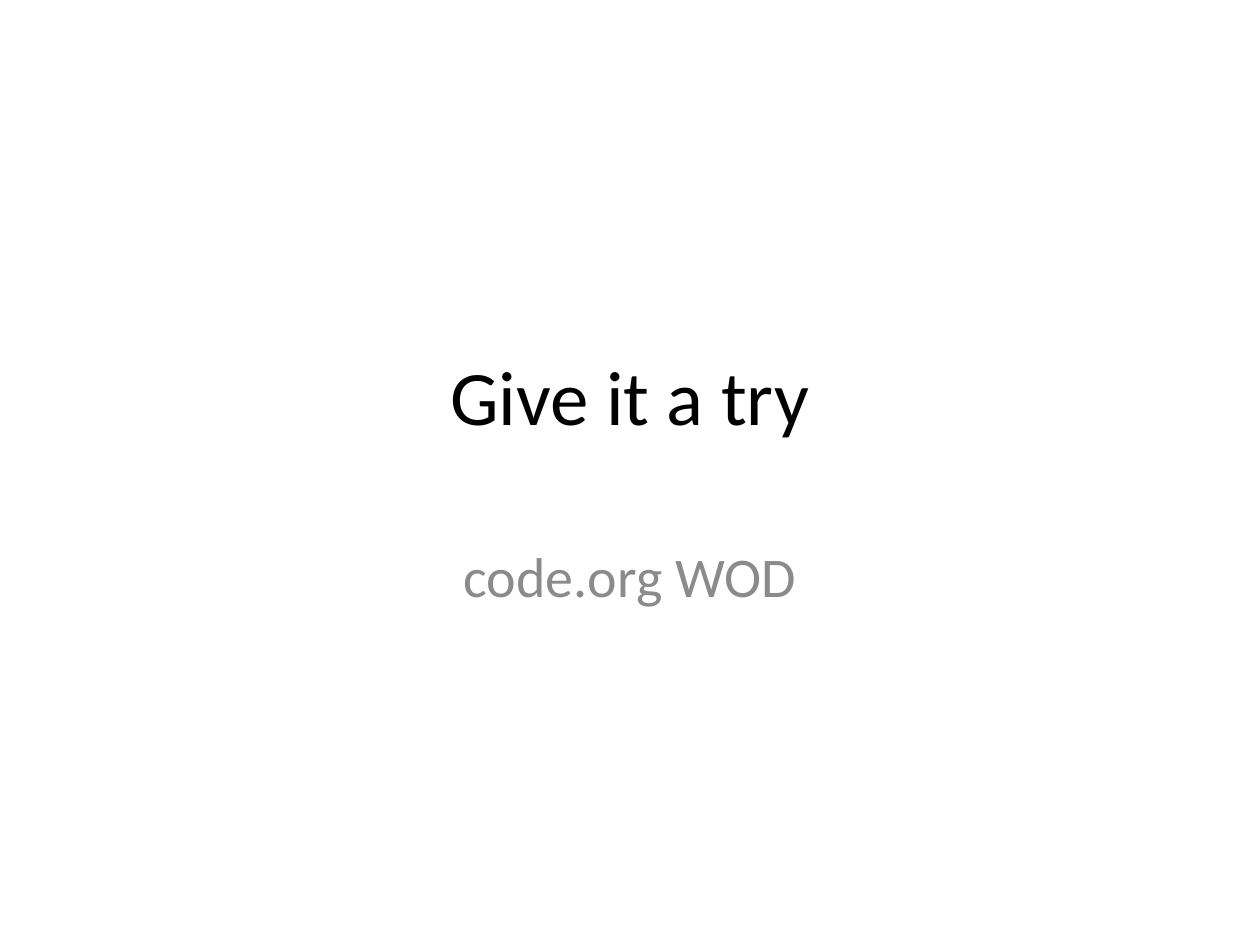
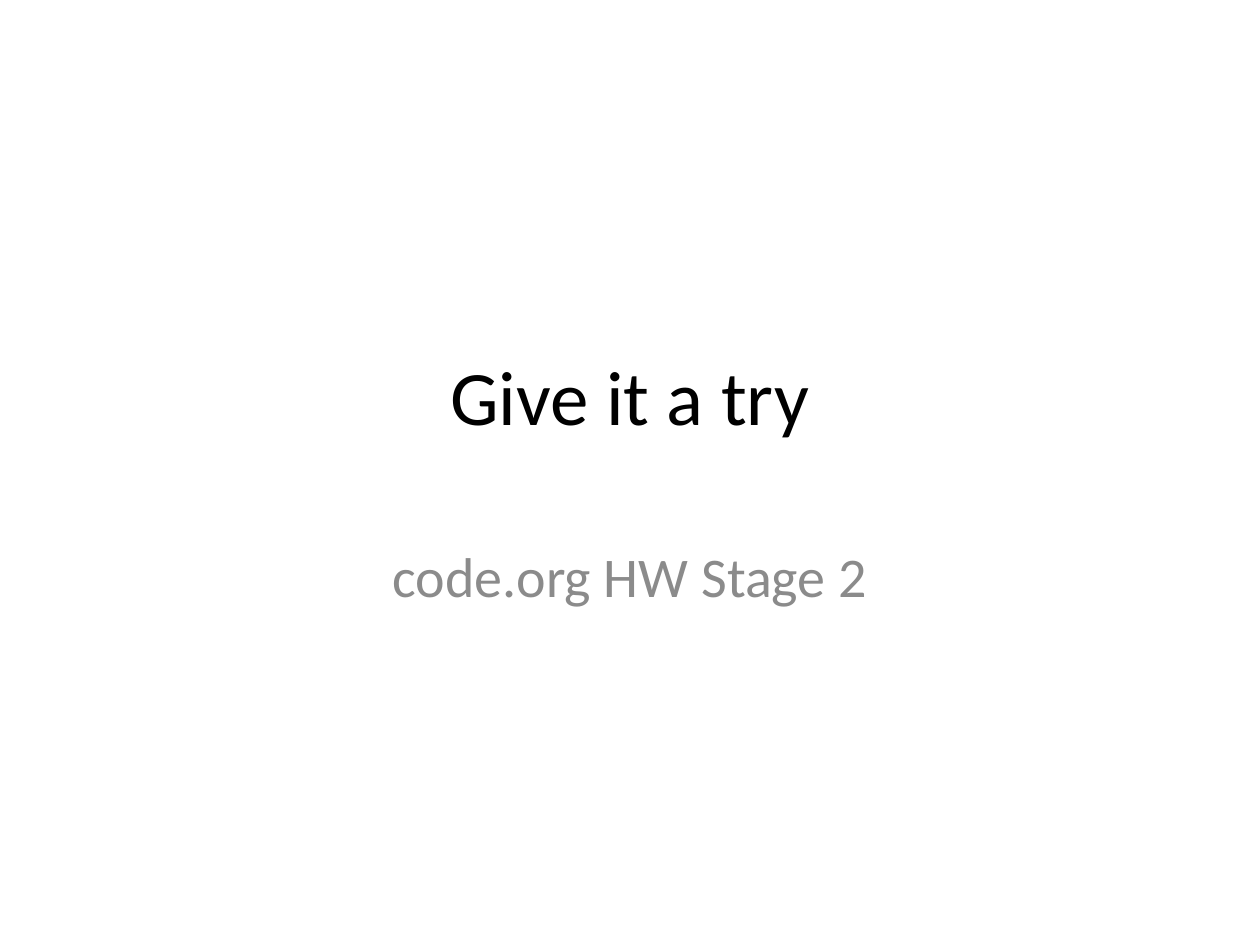
Before and after one commit to emhill/117-S15, a slide deck: slide 12 of src/morea/materials/02-7BasicProgrammingConcepts.pptx (slide 11 before the commit). Drawn at 1260x945 pixels with LibreOffice and Linux fonts; fonts in the diff are those of the drawing. Boxes give left, top, right and bottom in pixels: in the first picture for what was removed or moved away, otherwise in the second. Text is boxed around its words. In the diff, an @@ line names an element or a change of style, - is before the commit and + after.

```diff
--- a/src/morea/materials/02-7BasicProgrammingConcepts.pptx
+++ b/src/morea/materials/02-7BasicProgrammingConcepts.pptx
@@ subtitle at (393, 558, 866, 607): text changed @@
-code.org WOD
+code.org HW Stage 2
```
Also in this commit, not shown: 3 other slides changed, 2 slides added, 1 slide removed, 27 other files.
